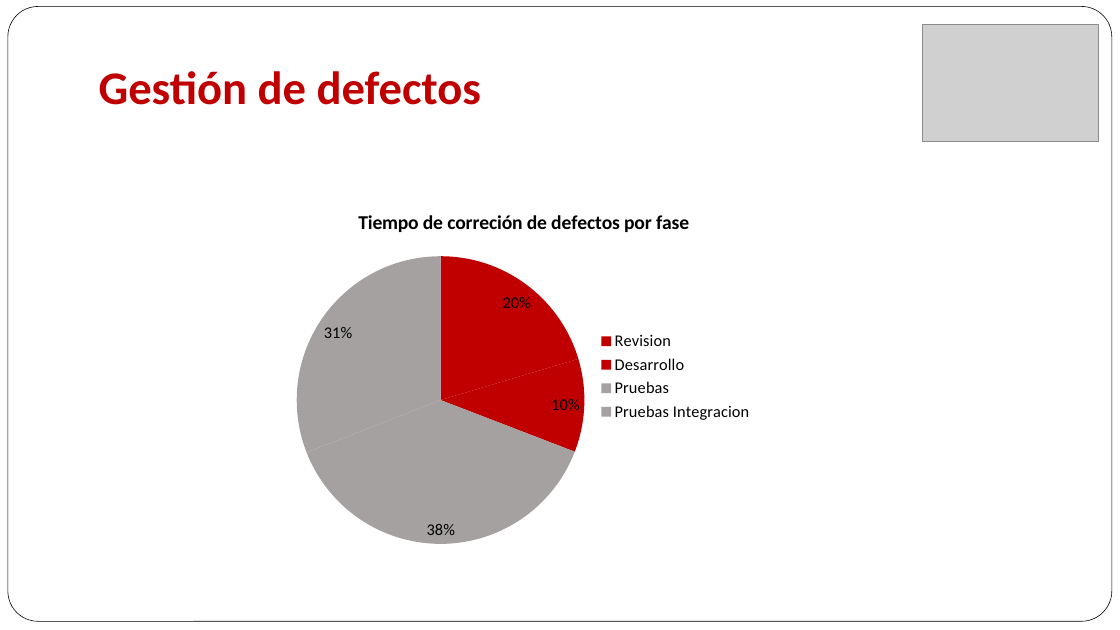
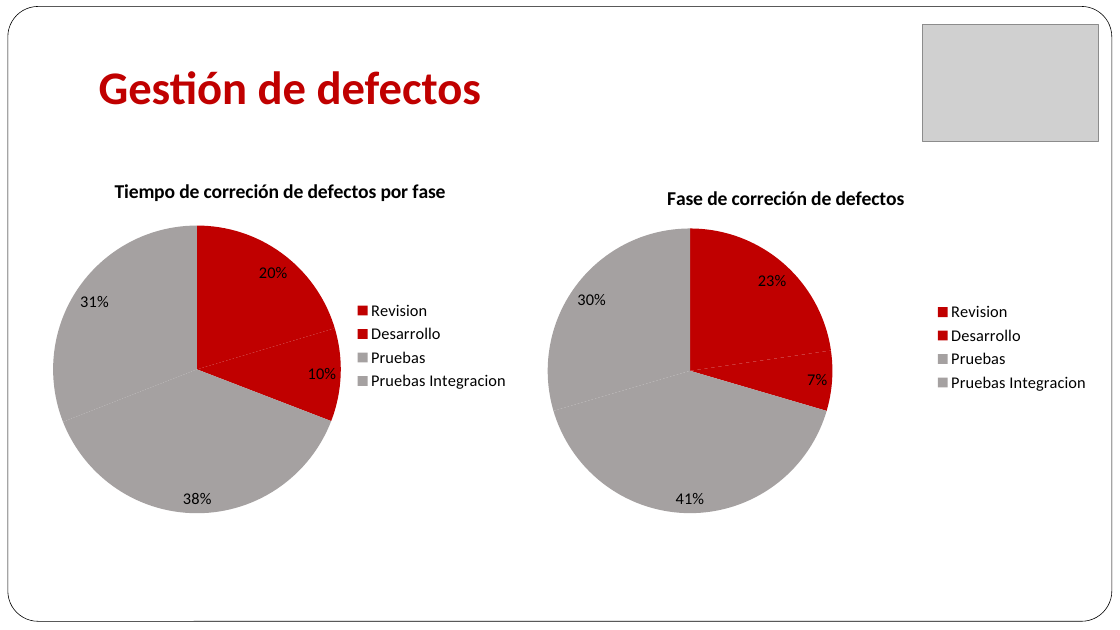
Before and after one commit to maforero/fejunesjuma, a slide deck: slide 25 of Projecto 3/Presenacion/Arquitectura Objetivo MPLA.pptx. Drawn at 1120x630 pixels with LibreOffice and Linux fonts; fonts in the diff are those of the drawing; grey boxes stand for pictures. Boxes give left, top, right and bottom in pixels: in the first picture for what was removed or moved away, otherwise in the second. Text is boxed around its words. In the diff, an @@ line names an element or a change of style, - is before the commit and + after.

```diff
--- a/Projecto 3/Presenacion/Arquitectura Objetivo MPLA.pptx
+++ b/Projecto 3/Presenacion/Arquitectura Objetivo MPLA.pptx
@@ pie chart: place and size @@
-pie chart at box(285, 193, 762, 560)
+pie chart at box(41, 163, 518, 529)
@@ pie chart added at box(473, 170, 1099, 525) @@
+title "Fase de correción de defectos"
+categories: Revision, Desarrollo, Pruebas, Pruebas Integracion
+Series 1: 23, 7, 41, 30
```
Also in this commit, not shown: 12 other slides changed, 3 slides added, 5 slides removed.
